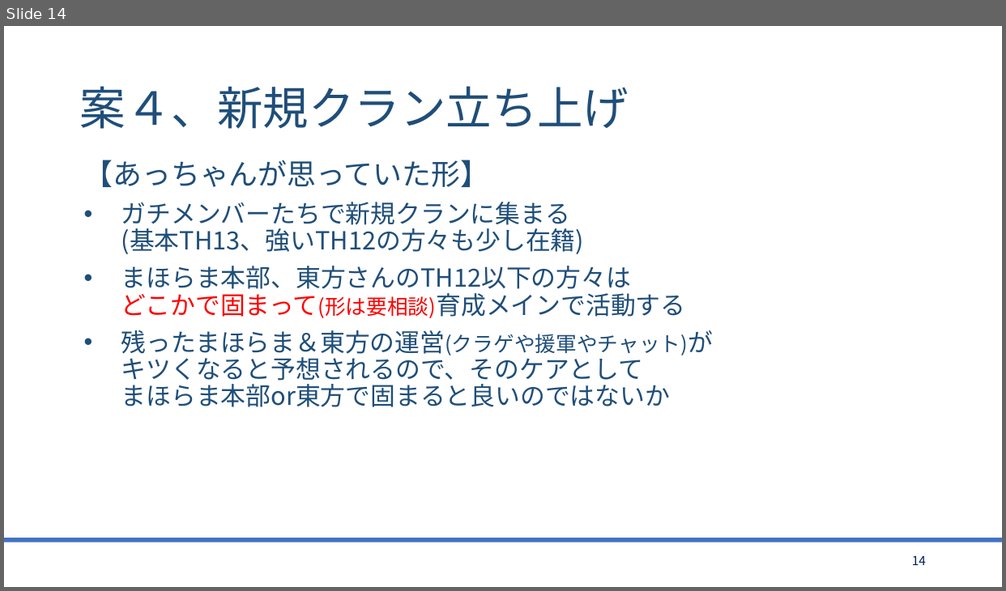
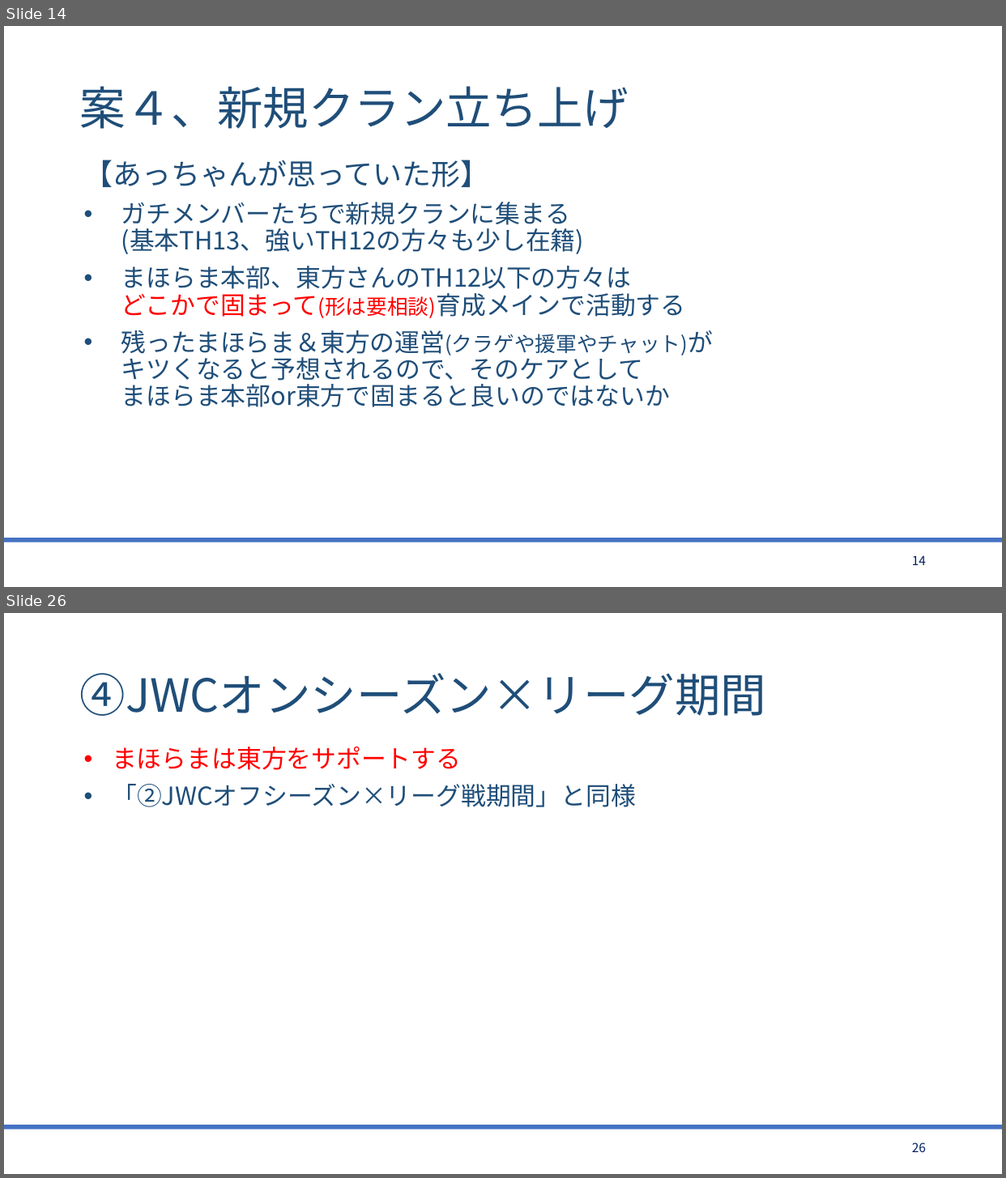
Before and after one commit to bigtreeCoC/documents, a slide deck: 東方とまほらまの今後について.pptx. Shown one above the other, each under a label of ours: slide 14 before the commit, slides 14 and 26 after it; the slides between them are not shown. The pictures are 1006x591 and 1006x1178 pixels, drawn with LibreOffice and Linux fonts; fonts in the diff are those of the drawing. Boxes give left, top, right and bottom in pixels: in the first picture for what was removed or moved away, otherwise in the second. Text is boxed around its words. In the diff, an @@ line names an element or a change of style, - is before the commit and + after.

Commit message:
東方とまほらま(2版)

```diff
--- a/東方とまほらまの今後について.pptx
+++ b/東方とまほらまの今後について.pptx
@@ slide 26 added at (4, 613, 1002, 1174), background #FFFFFF; not listed: 1 template element that a slide beside it also shows @@
@@ title added at (80, 673, 766, 716), 44 pt, text #1F4E79 @@
+④JWCオンシーズン×リーグ期間
@@ text added at (112, 747, 636, 807), 24 pt, text #1F4E79 @@
+• まほらまは東方をサポートする
+• 「②JWCオフシーズン×リーグ戦期間」と同様
@@ page number added at (912, 1143, 926, 1152), 12 pt, text #002060 @@
+26
```
Also in this commit, not shown: 4 slides changed, 9 other slides added, 1 other file.
